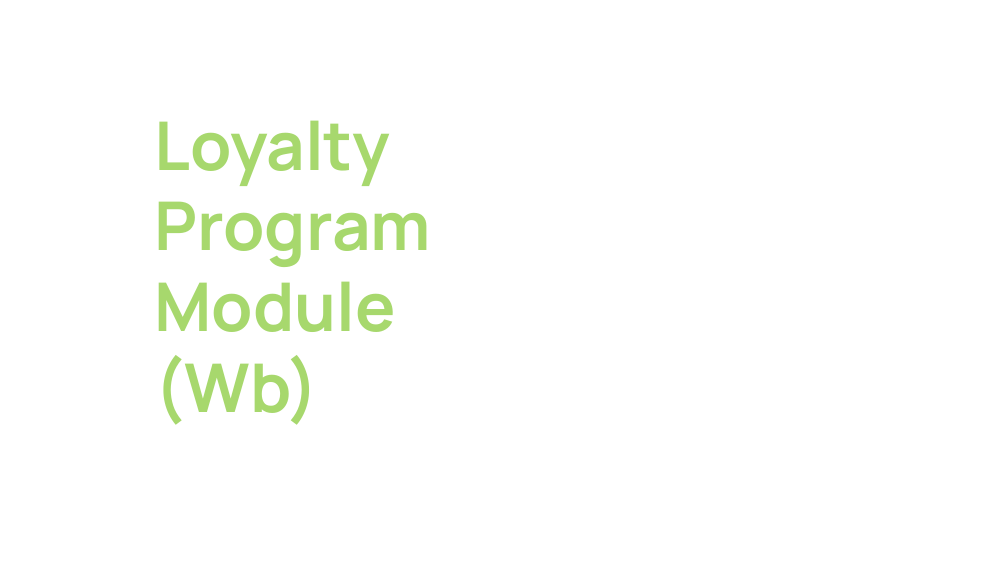
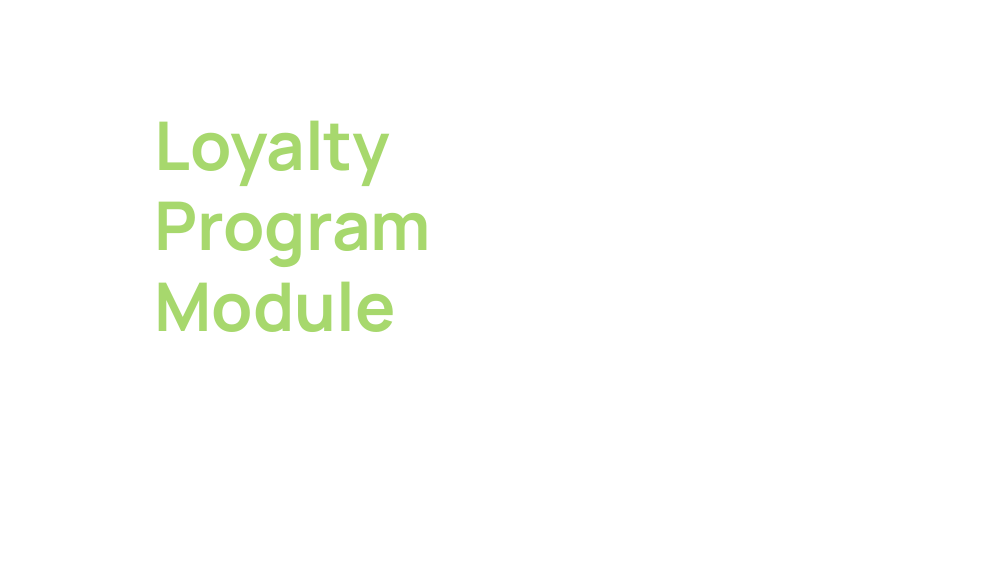
Before and after one commit to XandeK/swen3powerpoint, a slide deck: slide 5 of SWEN presentation 3.pptx. Drawn at 1008x567 pixels with LibreOffice and Linux fonts; fonts in the diff are those of the drawing; background and template pictures are left out. Boxes give left, top, right and bottom in pixels: in the first picture for what was removed or moved away, otherwise in the second. Text is boxed around its words. In the diff, an @@ line names an element or a change of style, - is before the commit and + after.

```diff
--- a/SWEN presentation 3.pptx
+++ b/SWEN presentation 3.pptx
@@ title at [154, 355, 319, 425]: paragraph removed @@
-(Wb)
```
Also in this commit, not shown: 6 other slides changed.
